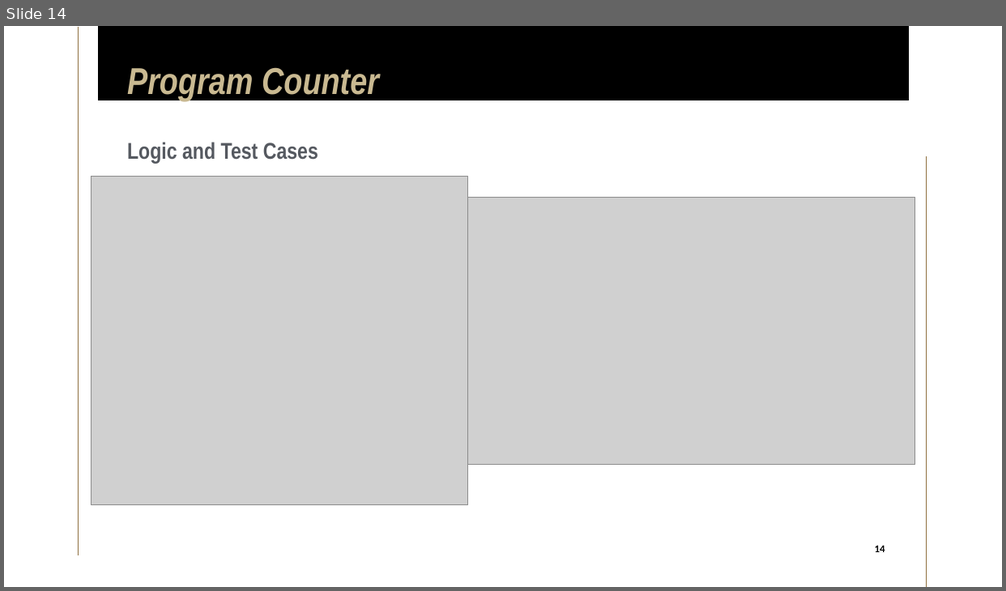
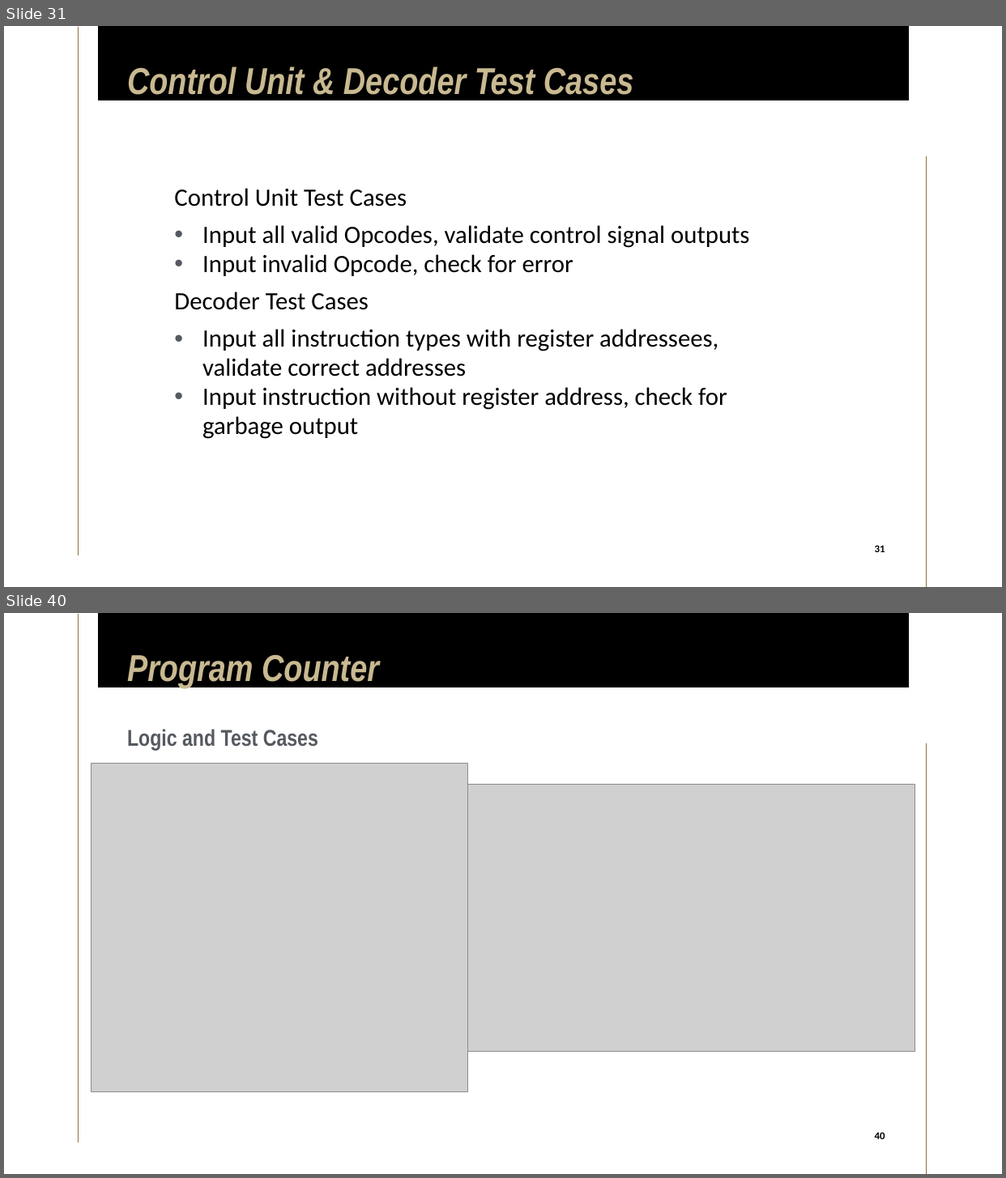
Before and after one commit to limichael246/STARS_2024, a slide deck: Project_Proposal.pptx. Shown one above the other, each under a label of ours: slide 14 before the commit, slides 31 and 40 after it; the slides between them are not shown. The pictures are 1006x591 and 1006x1178 pixels, drawn with LibreOffice and Linux fonts; fonts in the diff are those of the drawing; grey boxes stand for pictures. Boxes give left, top, right and bottom in pixels: in the first picture for what was removed or moved away, otherwise in the second. Text is boxed around its words. In the diff, an @@ line names an element or a change of style, - is before the commit and + after.

```diff
--- a/Project_Proposal.pptx
+++ b/Project_Proposal.pptx
@@ slide 31 added at box(4, 26, 1002, 587), background #FFFFFF; not listed: 3 template elements that a slide beside it also shows @@
@@ title added at box(127, 66, 634, 101), 36 pt, text #C9B991, bold, italic @@
+Control Unit & Decoder Test Cases
@@ text added at box(174, 188, 749, 439), 24 pt, text #000000 @@
+Control Unit Test Cases
+• Input all valid Opcodes, validate control signal outputs
+• Input invalid Opcode, check for error
+Decoder Test Cases
+• Input all instruction types with register addressees, validate correct addresses
+• Input instruction without register address, check for garbage output
@@ page number added at box(868, 539, 891, 557), 10 pt, text #000000, bold @@
+31
@@ what was slide 14 is now slide 40 @@
@@ page number at box(875, 1132, 885, 1139): text changed @@
-14
+40
```
Also in this commit, not shown: 8 slides changed, 37 other slides added, 5 slides removed.
